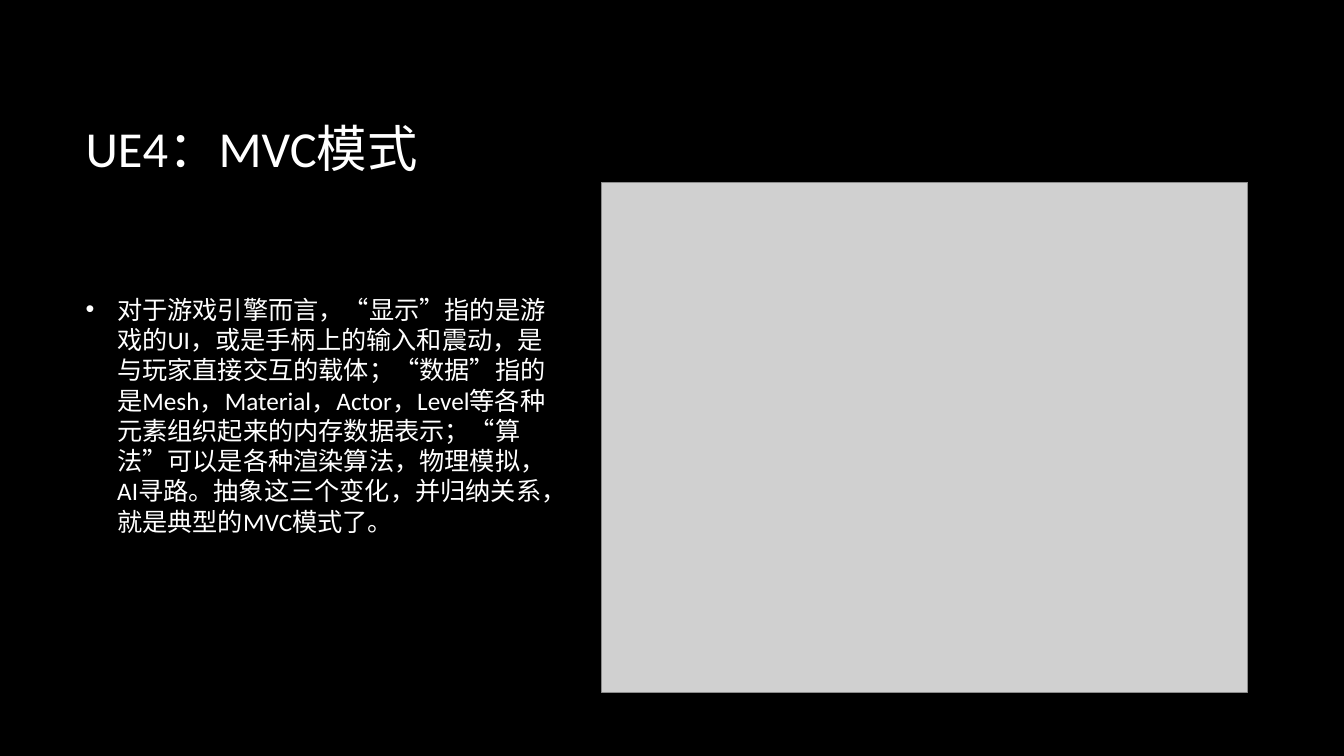
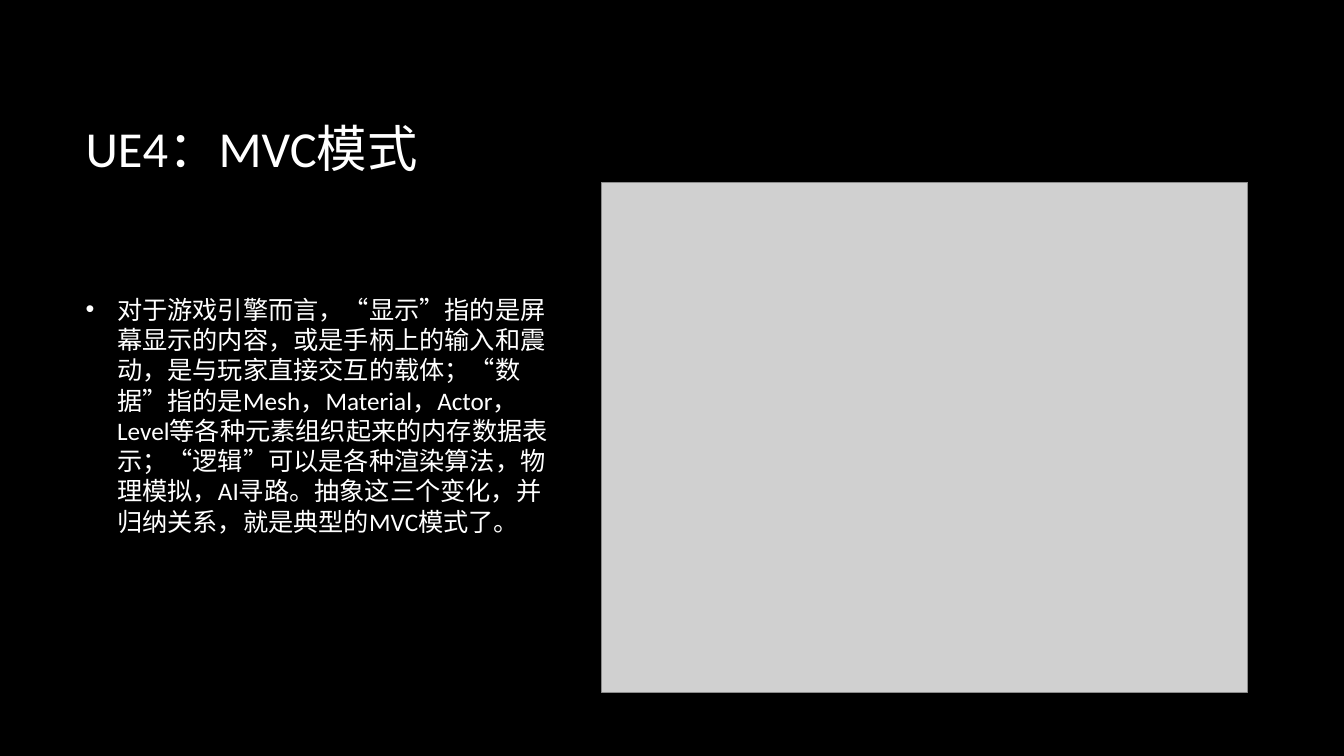
Before and after one commit to BattalionCommander/UE4_C-_Notes, a slide deck: slide 24 of Unreal engine 4.pptx (slide 20 before the commit). Drawn at 1344x756 pixels with LibreOffice and Linux fonts; fonts in the diff are those of the drawing; grey boxes stand for pictures; background and template pictures are left out. Boxes give left, top, right and bottom in pixels: in the first picture for what was removed or moved away, otherwise in the second. Text is boxed around its words. In the diff, an @@ line names an element or a change of style, - is before the commit and + after.

```diff
--- a/Unreal engine 4.pptx
+++ b/Unreal engine 4.pptx
@@ text at [117, 297, 545, 534]: text changed @@
-• 对于游戏引擎而言，“显示”指的是游戏的UI，或是手柄上的输入和震动，是与玩家直接交互的载体；“数据”指的是Mesh，Material，Actor，Level等各种元素组织起来的内存数据表示；“算法”可以是各种渲染算法，物理模拟，AI寻路。抽象这三个变化，并归纳关系，就是典型的MVC模式了。
+• 对于游戏引擎而言，“显示”指的是屏幕显示的内容，或是手柄上的输入和震动，是与玩家直接交互的载体；“数据”指的是Mesh，Material，Actor，Level等各种元素组织起来的内存数据表示；“逻辑”可以是各种渲染算法，物理模拟，AI寻路。抽象这三个变化，并归纳关系，就是典型的MVC模式了。
```
Also in this commit, not shown: 12 other slides changed, 4 slides added, 2 other files.
